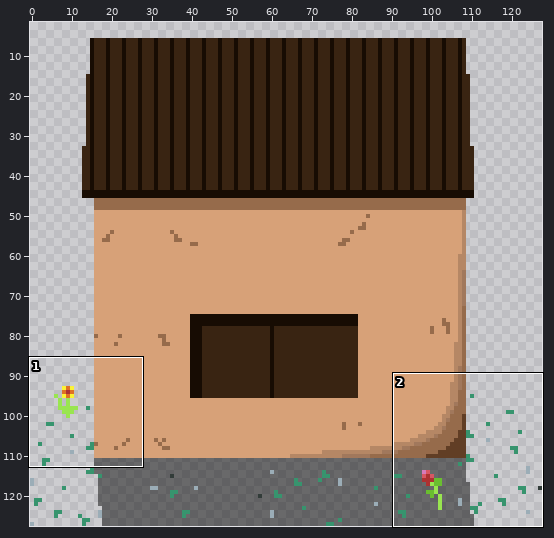
Pixel-art file -- Arts/Arquivos/Others/CasaL.aseprite. Above: a wide view before the commit, with the close-up outlined.
Close-up. As it was:
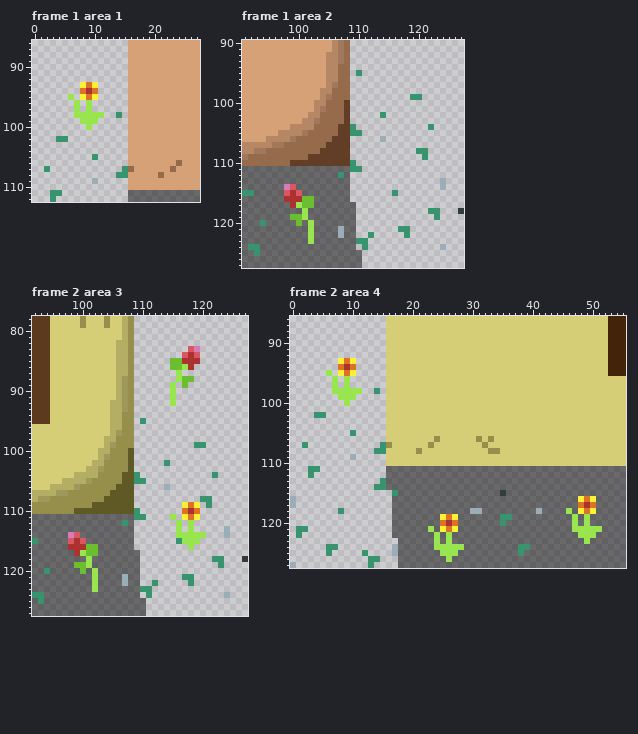
128x128 pixels, 3 frames. Shown: frame 1 area 1: x 0..27, y 86..112; frame 1 area 2: x 91..127, y 90..127; frame 2 area 3: x 92..127, y 78..127; frame 2 area 4: x 0..55, y 86..127. The wide view leaves out empty margins. The commit also changed other frames or places, which this record leaves out.
Now the later version:
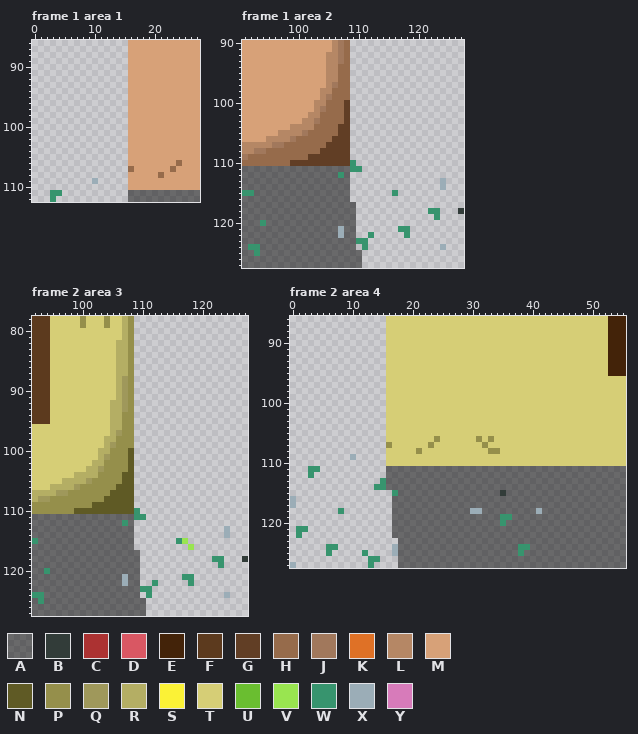
Palette (. is transparent): A #0000007d  B #323c39  C #ac3232  D #d95763  E #432309  F #5c3a1e  G #613e25  H #966b4b  J #a1785c  K #df7126  L #b58765  M #d7a178  N #5f5a25  P #958f4b  Q #9f985b  R #b4ae64  S #fbf236  T #d6ce76  U #6abe30  V #99e550  W #37946e  X #9badb7  Y #d77bba
Changes in this commit:
Changed rows in their new state; - is an unchanged pixel.
Frame 1 area 1, layer "Casa":
first column x 2:
 93 ------...-----
 94 ------...-----
 95 ----.-...-----
 96 -----.-.------
 97 -----.-.------
 98 -----.....--.-
 99 ------...-----
100 -------.------
102 --..----------
105 --------.-----
107 .------------.
108 ------------..
Frame 1 area 2, layer "Casa":
first column x 110:
 95 .
first column x 109:
 99 ----------..--
102 -----.--------
104 .------------.
105 ..------------
106 -----.--------
108 -----------..-
109 ------------.-
first column x 98:
114 AA---
115 AAA--
116 AAAAA
117 -AAAA
118 ---A-
119 -AAA-
120 --A-A
121 ----A
122 ----A
123 ----A
Frame 2 area 3, layer "Casa":
first column x 110:
 83 --------..
 84 -------...
 85 -----.....
 86 -----....-
 87 ------.---
 88 ------...-
 89 -----.-.--
 90 -----.----
 91 -----.----
 92 -----.----
 95 .---------
first column x 98:
 99 ---------------------..--
102 ----------------.--------
104 -----------.------------.
105 -----------..------------
106 ----------------.--------
108 ----------------------..-
109 -------------------...-.-
110 -------------------...---
111 -----------------.-...---
112 ------------------.-.----
113 ------------------.-.----
114 AA----------------.....--
115 AAA-----------------..---
116 AAAAA--------------------
117 -AAAA--------------------
118 ---A---------------------
119 -AAA---------------------
120 --A-A--------------------
121 ----A--------------------
122 ----A--------------------
123 ----A--------------------
Frame 2 area 4, layer "Casa":
first column x 2:
 93 ------...-----
 94 ------...-----
 95 ----.-...-----
 96 -----.-.------
 97 -----.-.------
 98 -----.....--.-
 99 ------...-----
100 -------.------
102 --..----------
105 --------.-----
107 .------------.
108 ------------..
first column x 23:
116 -------------------------AAA-
117 -------------------------AAA-
118 -----------------------A-AAA-
119 --AAA-------------------A-A--
120 --AAA-------------------A-A--
121 A-AAA-------------------AAAAA
122 -A-A---------------------AAA-
123 -A-A----------------------A--
124 -AAAAA-----------------------
125 --AAA------------------------
126 ---A-------------------------
